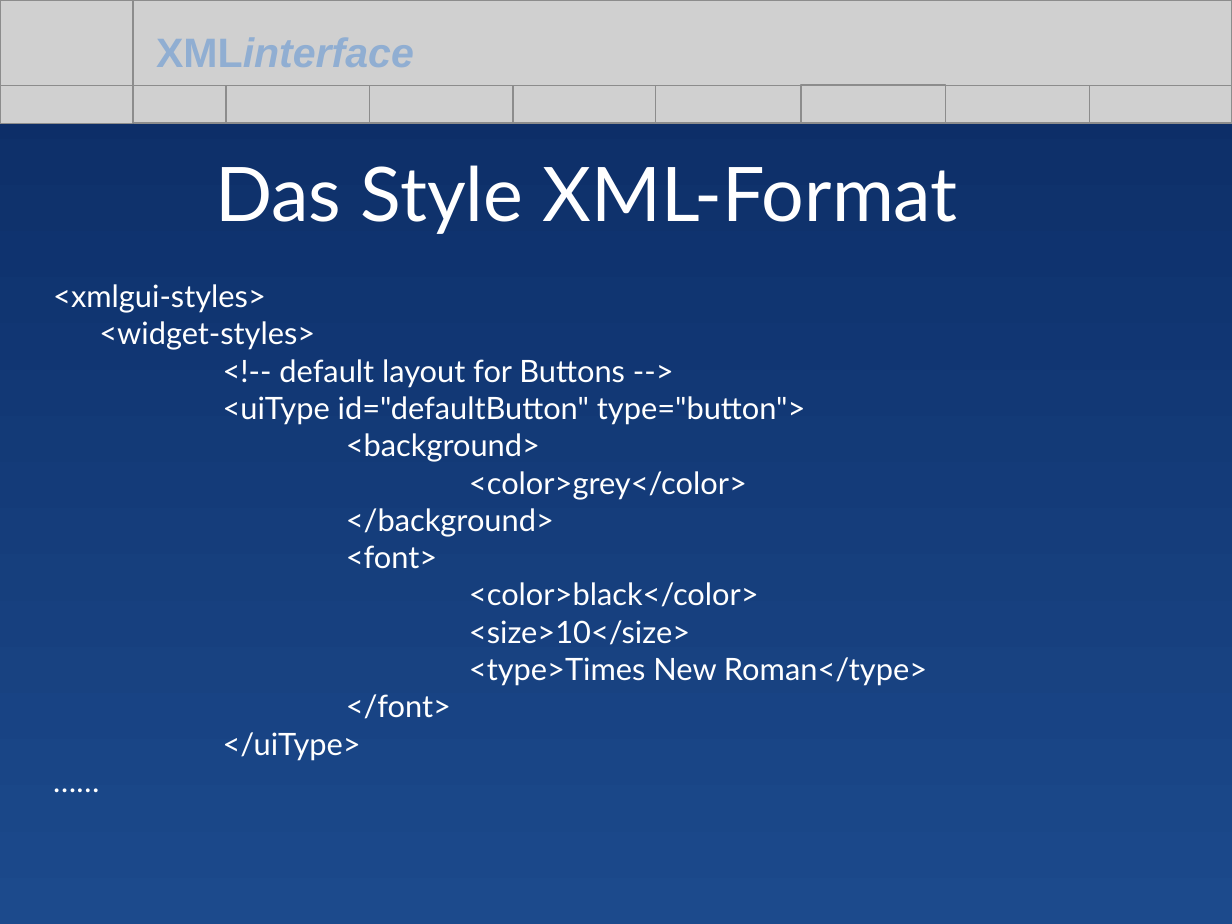
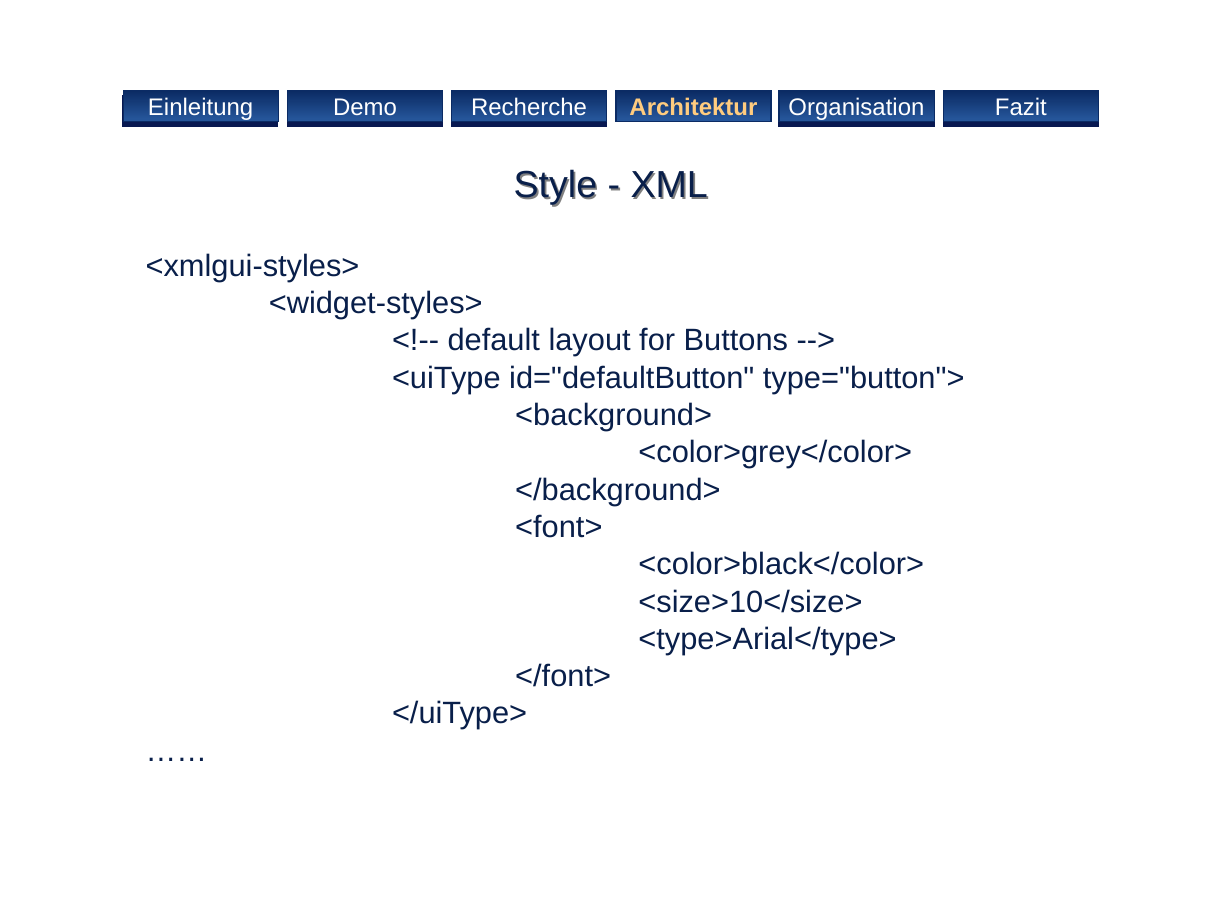
Before and after one commit to BackupTheBerlios/xmlinterface, a slide deck: slide 14 of xmlinterface/project/Praesentation/xmlinterface.ppt (slide 17 before the commit). Drawn at 1232x924 pixels with LibreOffice and Linux fonts; fonts in the diff are those of the drawing; grey boxes stand for pictures; background and template pictures are left out. Boxes give left, top, right and bottom in pixels: in the first picture for what was removed or moved away, otherwise in the second. Text is boxed around its words. In the diff, an @@ line names an element or a change of style, - is before the commit and + after.

```diff
--- a/xmlinterface/project/Praesentation/xmlinterface.ppt
+++ b/xmlinterface/project/Praesentation/xmlinterface.ppt
@@ background gradient #0B2B64 to #1C4A8C to #FFFFFF @@
@@ group removed at [0,0,1232,123]: 12 pictures, 1 text @@
-XMLinterface
@@ group added at [123,91,1099,122]: 6 rectangles @@
+Fazit
+Demo
+Einleitung
+Organisation
+Architektur
+Recherche
@@ title "Style - XML" at [514,169,708,205]: vertical alignment middle to top @@
@@ title at [514,169,708,205]: text changed; size 44 to 22 pt; font Lato to Arial; text colour #FFFFFF to #091F4A @@
-Das Style XML-Format
+Style - XML
@@ subtitle "<xmlgui-styles>": place and size @@
-subtitle "<xmlgui-styles>" at [53,284,927,761]
+subtitle "<xmlgui-styles>" at [146,253,965,729]
@@ subtitle at [146,253,965,729]: font Lato to Arial, text colour #FFFFFF to #091F4A; indent changed @@
@@ subtitle at [638,626,896,654]: text changed; font Lato to Arial; text colour #FFFFFF to #091F4A @@
-<type>Times New Roman</type>
+<type>Arial</type>
```
Also in this commit, not shown: 8 other slides changed, 8 slides added, 12 slides removed.
